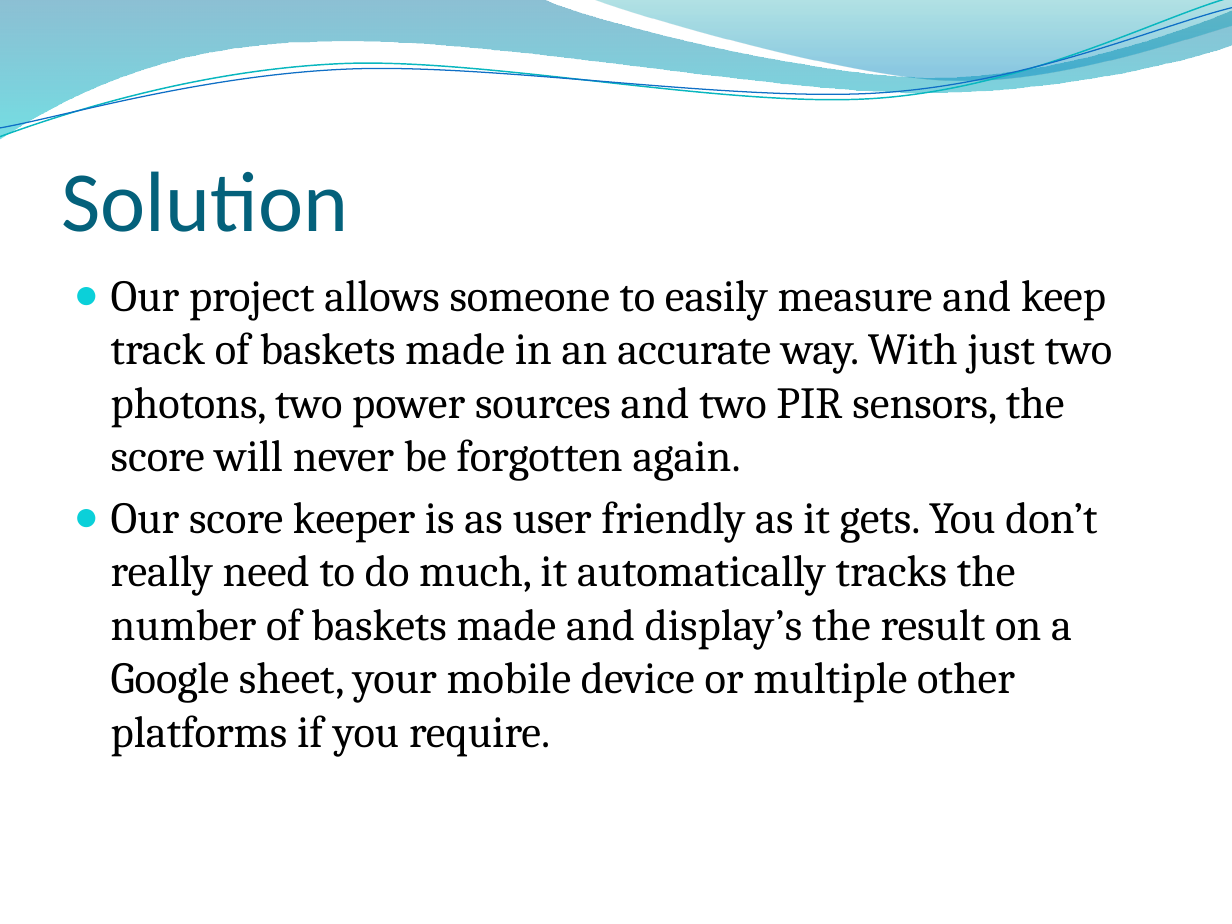
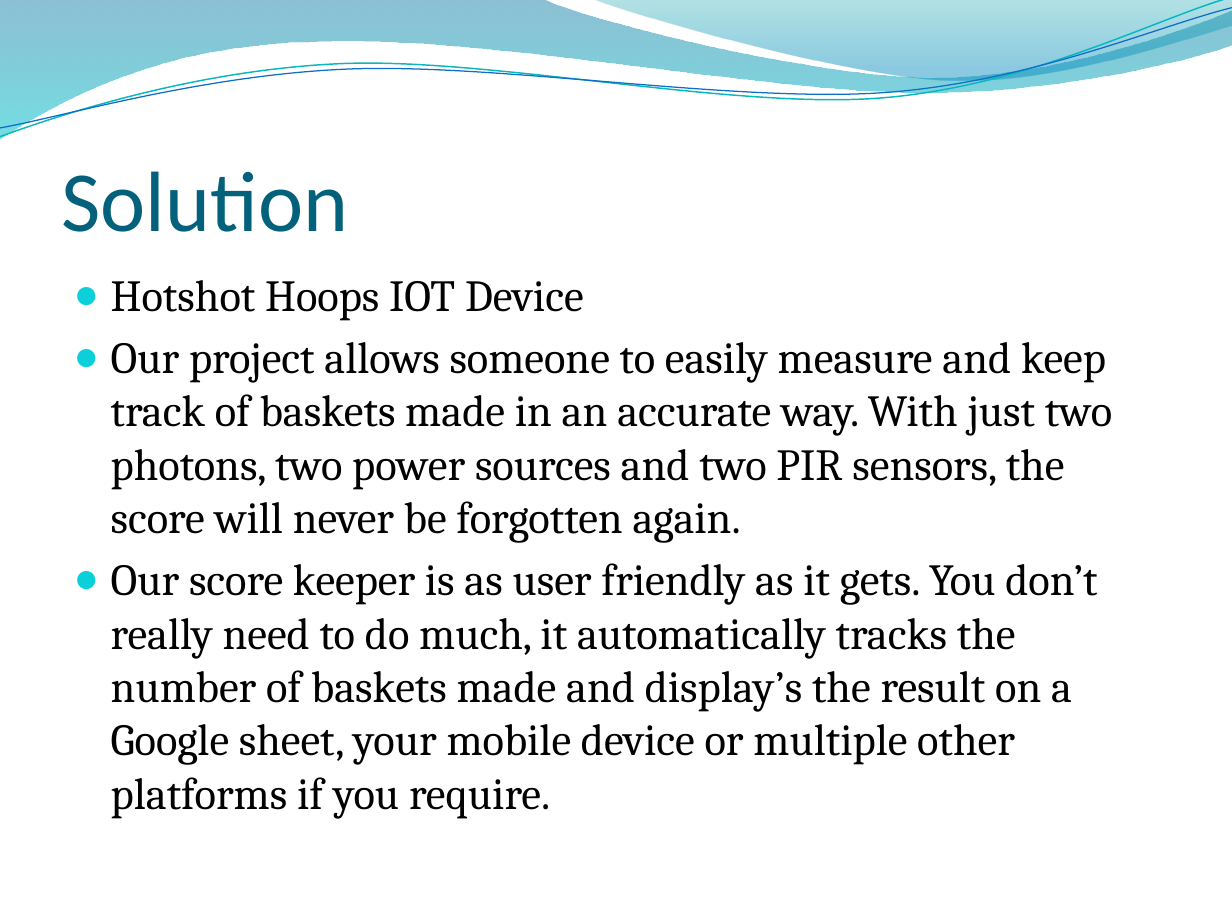
Before and after one commit to dakshkaran132/IOT_-STTHOMAS, a slide deck: slide 3 of Hot Shot Hoops presentation.pptx. Drawn at 1232x924 pixels with LibreOffice and Linux fonts; fonts in the diff are those of the drawing; background and template pictures are left out. Boxes give left, top, right and bottom in pixels: in the first picture for what was removed or moved away, otherwise in the second. Text is boxed around its words. In the diff, an @@ line names an element or a change of style, - is before the commit and + after.

```diff
--- a/Hot Shot Hoops presentation.pptx
+++ b/Hot Shot Hoops presentation.pptx
@@ text at [111,280,584,321]: paragraph added @@
+● Hotshot Hoops IOT Device
```
Also in this commit, not shown: 3 other slides changed, 1 slide added, 1 slide removed.
